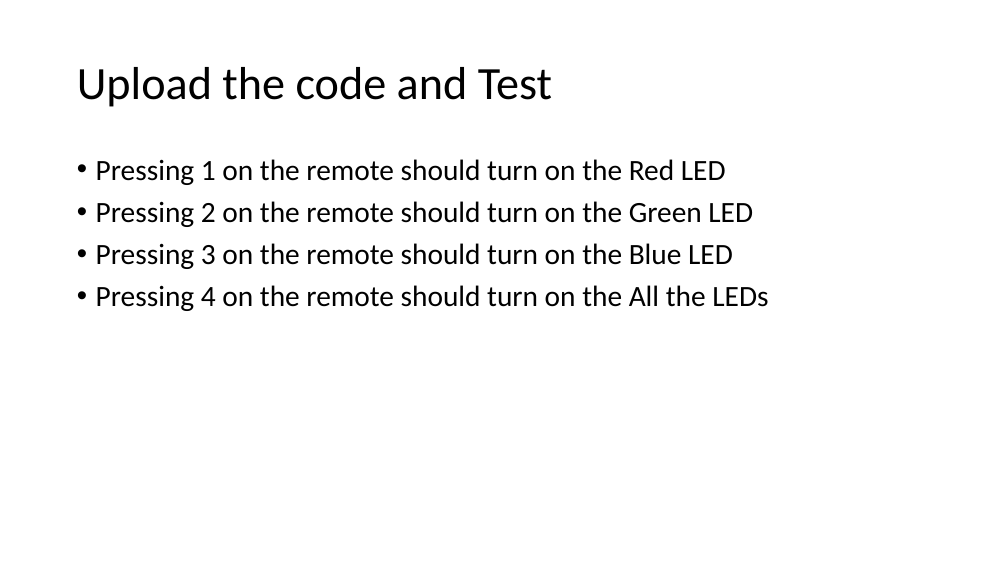
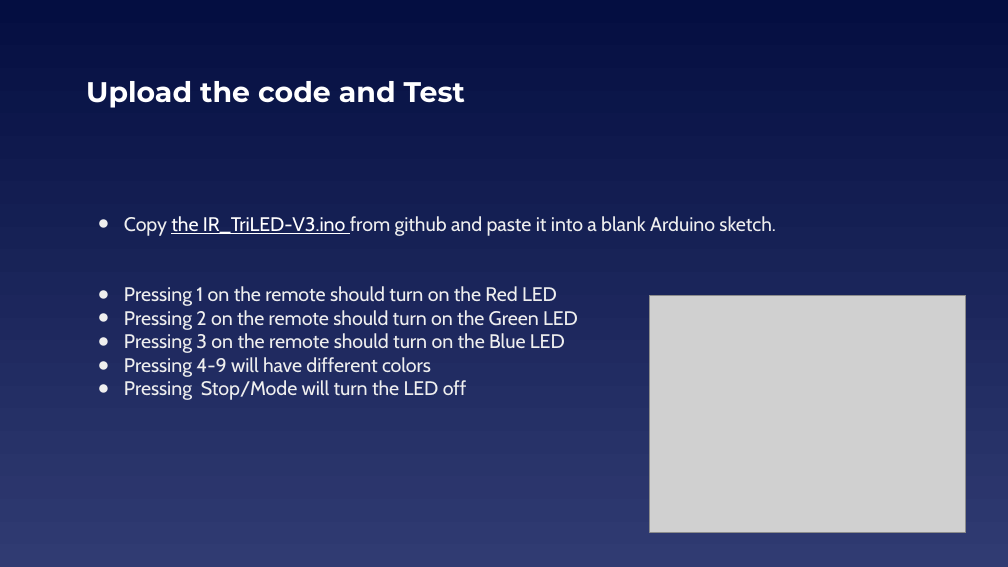
Before and after one commit to EELabMan/IR-Transmit-and-Receive, a slide deck: slide 7 of Infrared TX RX.pptx. Drawn at 1008x567 pixels with LibreOffice and Linux fonts; fonts in the diff are those of the drawing; grey boxes stand for pictures. Boxes give left, top, right and bottom in pixels: in the first picture for what was removed or moved away, otherwise in the second. Text is boxed around its words. In the diff, an @@ line names an element or a change of style, - is before the commit and + after.

```diff
--- a/Infrared TX RX.pptx
+++ b/Infrared TX RX.pptx
@@ background #FFFFFF to gradient #040E41 to #303B72 @@
@@ title "Upload the code and Test": place and size @@
-title "Upload the code and Test" at [77, 67, 552, 107]
+title "Upload the code and Test" at [86, 81, 465, 108]
@@ title "Upload the code and Test" at [86, 81, 465, 108]: size 44 to 27 pt, font Calibri to Montserrat, text colour #000000 to #FFFFFF, bold on; line spacing 0.9 to 1 @@
@@ text "Copy the IR_TriLED-V3.ino from github ...": place and size @@
-text "Copy the IR_TriLED-V3.ino from github ..." at [96, 159, 768, 311]
+text "Copy the IR_TriLED-V3.ino from github ..." at [124, 216, 775, 400]
@@ text "Copy the IR_TriLED-V3.ino from github ..." at [124, 216, 775, 400]: vertical alignment top to middle @@
@@ text at [124, 216, 775, 236]: paragraph added @@
+● Copy the IR_TriLED-V3.ino from github and paste it into a blank Arduino sketch.
@@ text at [124, 286, 578, 353]: size 28 to 18.7 pt, font Calibri to Cabin, text colour #000000 to #EFEFEF in "Pressing 1 on the remote should turn ...", "Pressing 2 on the remote should turn ...", "Pressing 3 on the remote should turn ..."; bullet • to ●; line spacing 0.9 to 1; less space between paragraphs @@
@@ picture added at [650, 296, 966, 533] @@
@@ text at [124, 357, 467, 400]: text changed; size 28 to 18.7 pt; font Calibri to Cabin; text colour #000000 to #EFEFEF @@
-• Pressing 4 on the remote should turn on the All the LEDs
+● Pressing 4-9 will have different colors
+● Pressing Stop/Mode will turn the LED off
```
Also in this commit, not shown: 6 other slides changed, 5 slides added, 1 slide removed.
